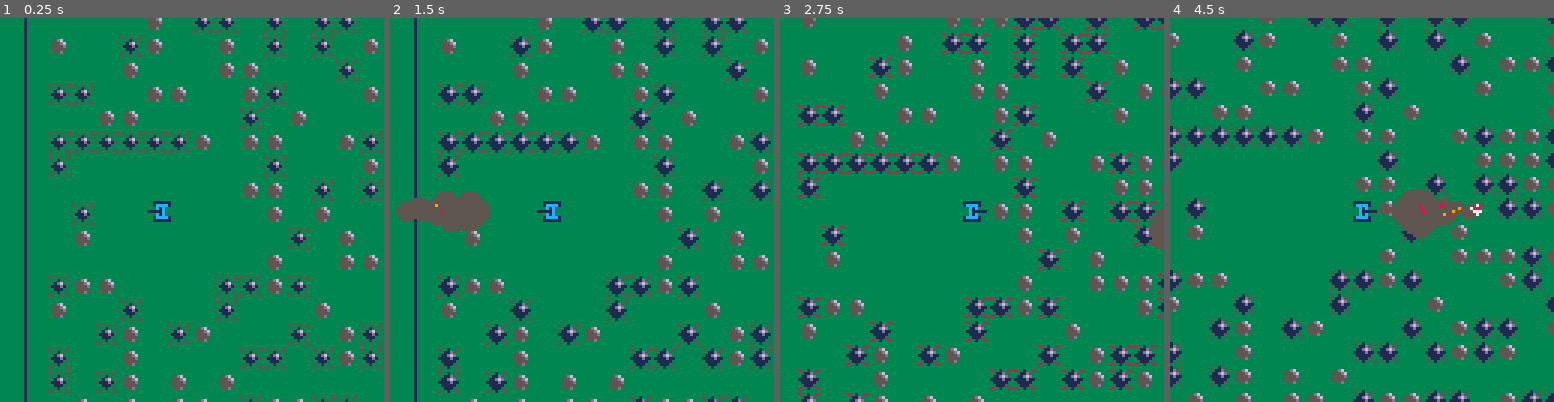
Above: before the commit, frames 1-4 (left to right).
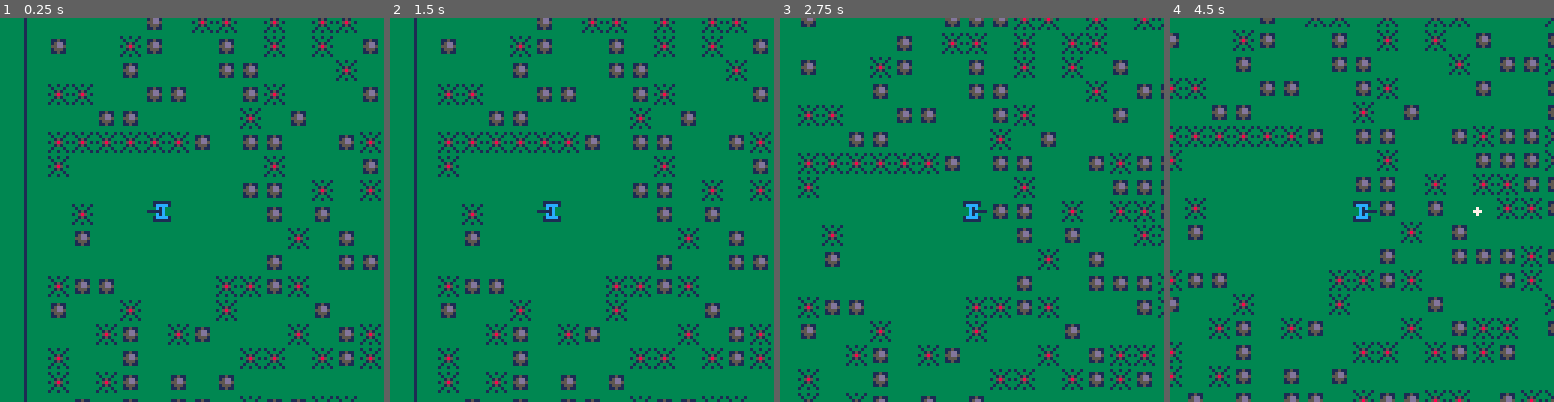
Above: after the commit, the same moments.

Repository: monkeywidget/pico8-carts
Game: PICO-8 cartridge carts/tank.p8
The game is run twice, just before and just after one commit, with the same random seed, the same clock (stepped at 60 frames per second) and the same inputs.
Inputs:
- Up to frame 1 (0.25 s): no input
- Up to frame 2 (1.5 s): tap X (X key) at 0.33, 1.07 s
- Up to frame 3 (2.75 s): hold Right 1.6-2.1 s; tap X (X key) at 1.85 s; hold Up 2.15-2.42 s; hold Right from 2.47 s (still down)
- Up to frame 4 (4.5 s): tap X (X key) at 2.97, 4.08 s; release Right at 3.03 s; hold Left 3.08-3.58 s; hold Down 3.63-3.97 s; hold Right from 4.02 s (still down)

The runs differ from the first frame. In frame 1, 10% of the frame differs, in the area x 12-100%, y 0-100%; in frame 2, 13%; in frame 3, 13%; in frame 4, 15%, in the area x 0-100%, y 0-100%.

Commit message:
cleaning up to focus on retro version

Diff:
--- a/carts/tank.p8
+++ b/carts/tank.p8
@@ -32,28 +32,11 @@
 	tank = {t=l} -- t=direction in (lrud), coords set in mines
 	-- dynamic things
 	bullets = {}
-	sparks = {}
-	spark_colors = {8, 8, 9, 9, 10, 10, 7, 7, 7}
-	smoke = {}
 	cam={}
 	mines={}
 	rocks={}
 
 	spawn_mines() -- also sets the tank coords
-end
-
--- returns 0, 1, 2
-function pulse_clock()
-	state = (clock % 30)
-	if (state < 15) then
-		return 0
-	elseif (state < 20) then
-		return 1
-	elseif (state < 25) then
-		return 2
-	else
-		return 1
-	end
 end
 
 -- utility method that combines missing math.min and math.max
@@ -126,57 +109,12 @@
 		-- move bullet
 		b.x = b.x + b.dx
 		b.y = b.y + b.dy
-
-		-- make a random number of sparks
-		for i=flr(rnd(4)),0,-1 do
-			new_spark(b.x, b.y)
-		end -- make some sparks
-
-		-- make a random number of smoke
-		for i=flr(rnd(8)),0,-1 do
-			new_smoke(b.x, b.y)
-		end -- make some sparks
-
 	end -- for all bullets
 end
 
-function new_spark(new_x,new_y)
-	add(sparks, {x=new_x + flr(rnd(3)-1.5),
-							 y=new_y + flr(rnd(3)-1.5),
-							 age=flr(rnd(10))})
-end
-
-function new_smoke(new_x,new_y)
-	add(smoke, {x=new_x + flr(rnd(4)-1.5),
-							 y=new_y + flr(rnd(4)-1.5),
-							 age=flr(rnd(10)),
-							 radius=flr(rnd(2)-1.5)})
-end
-
-function update_sparks()
-	for s in all(sparks) do
-		s.age = s.age - 1  -- age spark
-		if s.age < 1 then
-			del(sparks, s) -- delete old spark
-		end
-	end
-end
-
-function update_smoke()
-	for s in all(smoke) do
-		s.age = s.age - 1  -- age smoke
-		s.radius = s.radius + 1
-		if s.age < 1 then
-			del(smoke, s) -- delete old spark
-		end
-	end
-end
-
-function draw_mines() for m in all(mines) do spr(32 + pulse_clock(), m.x, m.y) end end
+function draw_mines() for m in all(mines) do spr(32, m.x, m.y) end end
 function draw_rocks() for r in all(rocks) do spr(9, r.x, r.y) end end
 function draw_bullets() for b in all(bullets) do circfill( b.x, b.y, 1, 7) end end
-function draw_sparks() for s in all(sparks) do circ(s.x, s.y, 0, spark_colors[s.age]) end end
-function draw_smoke() for s in all(smoke) do circfill(s.x, s.y, s.radius, 5) end end
 
 -- todo
 function xy_coords_to_grid(x,y)
@@ -209,8 +147,6 @@
 -- assures the board is showing the tank!
 -- minimum x or y value at 0, max at board_size_? - 64 (for 128x128 screen)
 function set_camera()
-	-- simple behavior: keep it centered (128x128 screen)
-	-- camera(tank.x - screen_dimension/2, tank.y - screen_dimension/2)
 	camera(in_range(tank.x-screen_dimension/2, 0, board_size_x-screen_dimension),
 					in_range(tank.y-screen_dimension/2, 0, board_size_y-screen_dimension))
 end
@@ -249,8 +185,6 @@
 	if btnp(5) then fire_cannon() end
 
 	update_bullets()
-	update_sparks()
-	update_smoke()
 end
 
 function playfield()
@@ -264,21 +198,19 @@
 
 	draw_mines()
 	draw_rocks()
-	draw_smoke()
 	draw_bullets()
 	draw_tank()
-	draw_sparks()
 
 	-- draw_score()
 end
 __gfx__
 00111111000010000000000000000000000000000000000000bb3030800098080808080000000000000000000000000000000000000000000000000000000000
 001cccc100001000000000000000000000000000000000000bbb3b33089b8b300000380800000000000000000000000000000000000000000000000000000000
-000c1c000110101100000000000000000000000000000000bbbbb3b389bb9380089b8980005d6000000000000000000000000000000000000000000000000000
-11111c0001cc1cc100000000000000000000000000000000bb3bb4b3b99bb9888b3bb9980555d600000000000000000000000000000000000000000000000000
-000c1c0001c111c1000000000000000000000000000000000bb3b4300bb3b43008b3b49005555d00000000000000000000000000000000000000000000000000
-001cccc101ccccc10000000000000000000000000000000000044b3000044b3000044b3005555500000000000000000000000000000000000000000000000000
-0011111101c000c1000000000000000000000000000000000004400000044000000440000055d000000000000000000000000000000000000000000000000000
+000c1c000110101100000000000000000000000000000000bbbbb3b389bb9380089b898001151100000000000000000000000000000000000000000000000000
+11111c0001cc1cc100000000000000000000000000000000bb3bb4b3b99bb9888b3bb998015dd100000000000000000000000000000000000000000000000000
+000c1c0001c111c1000000000000000000000000000000000bb3b4300bb3b43008b3b490055dd500000000000000000000000000000000000000000000000000
+001cccc101ccccc10000000000000000000000000000000000044b3000044b3000044b3001555100000000000000000000000000000000000000000000000000
+0011111101c000c10000000000000000000000000000000000044000000440000004400001151100000000000000000000000000000000000000000000000000
 00000000011000110000000000000000000000000000000000044000000440000004400000000000000000000000000000000000000000000000000000000000
 00011111111111110000000000000000000000000000000000898800000880000000000000000000000000000000000000000000000000000000000000000000
 001000000000000000000000000000000000000000000000099aa980080988800000000000000000000000000000000000000000000000000000000000000000
@@ -289,13 +221,13 @@
 101000000000000000000000000000000000000000000000099a9990088989800000000000000000000000000000000000000000000000000000000000000000
 10100000000000000000000000000000000000000000000000988000000888000000000000000000000000000000000000000000000000000000000000000000
 00000000000000000000000000000000000000000000000000000000000000000000000000000000000000000000000000000000000000000000000000000000
-50050050500100508001008000000000000000000000000000000000000000000000000000000000000000000000000000000000000000000000000000000000
-050105000511d5000511d50000000000000000000000000000000000000000000000000000000000000000000000000000000000000000000000000000000000
-001d6000011d6d00011d6d0000000000000000000000000000000000000000000000000000000000000000000000000000000000000000000000000000000000
-5111d1501111d1101111d11000000000000000000000000000000000000000000000000000000000000000000000000000000000000000000000000000000000
-00111000011111000111110000000000000000000000000000000000000000000000000000000000000000000000000000000000000000000000000000000000
-05010500051115000511150000000000000000000000000000000000000000000000000000000000000000000000000000000000000000000000000000000000
-50050050500100508001008000000000000000000000000000000000000000000000000000000000000000000000000000000000000000000000000000000000
+10010010500100508001008000000000000000000000000000000000000000000000000000000000000000000000000000000000000000000000000000000000
+010001000511d5000511d50000000000000000000000000000000000000000000000000000000000000000000000000000000000000000000000000000000000
+00151000011d6d00011d6d0000000000000000000000000000000000000000000000000000000000000000000000000000000000000000000000000000000000
+105850101111d1101111d11000000000000000000000000000000000000000000000000000000000000000000000000000000000000000000000000000000000
+00151000011111000111110000000000000000000000000000000000000000000000000000000000000000000000000000000000000000000000000000000000
+01000100051115000511150000000000000000000000000000000000000000000000000000000000000000000000000000000000000000000000000000000000
+10010010500100508001008000000000000000000000000000000000000000000000000000000000000000000000000000000000000000000000000000000000
 00000000000000000000000000000000000000000000000000000000000000000000000000000000000000000000000000000000000000000000000000000000
 00000000000000000000000000000000000000000000000000000000000000000000000000000000000000000000000000000000000000000000000000000000
 00000000000000000000000000000000000000000000000000000000000000000000000000000000000000000000000000000000000000000000000000000000
Not shown, changed: README.md
